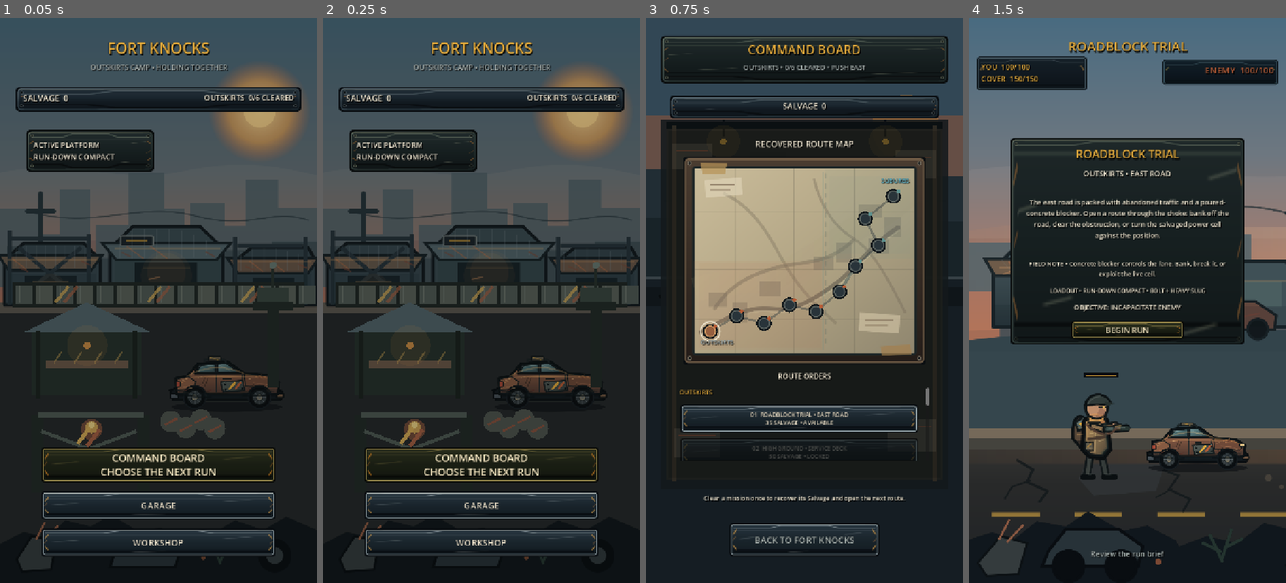
Above: before the commit, frames 1-4 (left to right).
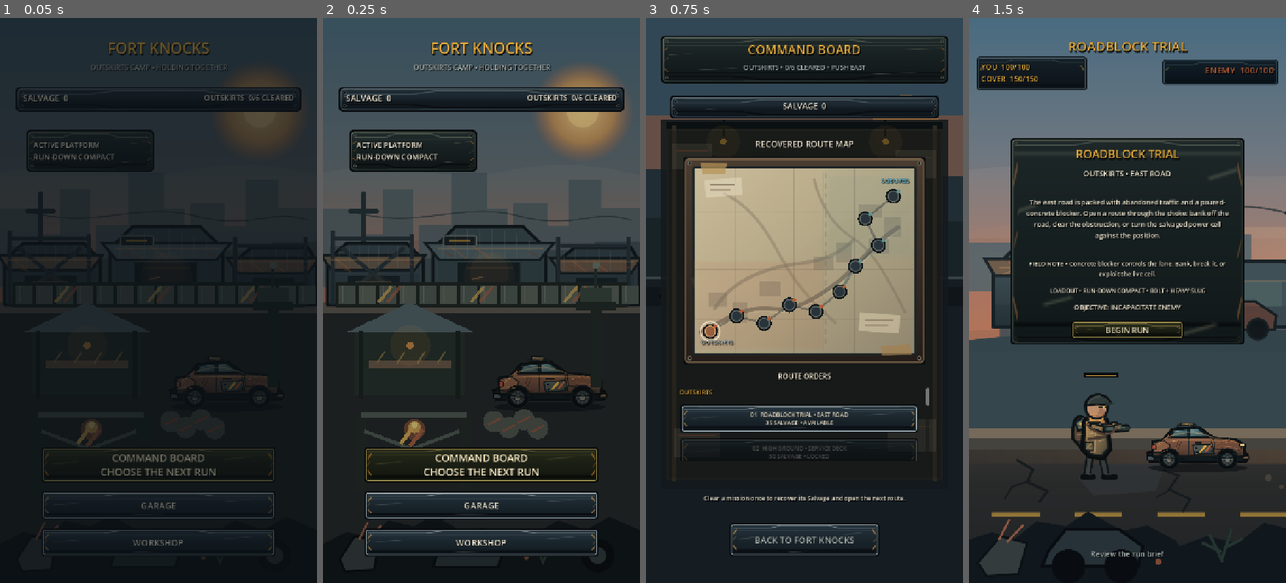
Above: after the commit, the same moments.

Repository: phantompixel-developer/FortKnocks
Game: Godot game, scene res://game/core/app.tscn
The game is run twice, just before and just after one commit, with the same random seed, the same clock (stepped at 60 frames per second) and the same inputs.
Inputs:
- Up to frame 1 (0.05 s): no input
- Up to frame 2 (0.25 s): no input
- Up to frame 3 (0.75 s): click "COMMAND BOARD CHOOSE THE NEXT…" at 0.5 s
- Up to frame 4 (1.5 s): click "01 ROADBLOCK TRIAL • EAST ROA…" at 1.25 s

The runs differ from the first frame. In frame 1, 44% of the frame differs, in the area x 0-100%, y 0-96%; in frame 2, nothing differs; in frame 3, nothing differs; in frame 4, nothing differs.

Commit message:
feat: author hub progression and screen reveal polish

Diff:
--- /dev/null
+++ b/assets/art/production/hub/progression/hub_progress_01_storage.svg
@@ -0,0 +1,28 @@
+<svg xmlns="http://www.w3.org/2000/svg" width="720" height="1280" viewBox="0 0 720 1280">
+<defs>
+ <linearGradient id="rack" x1="0" y1="0" x2="1" y2="1"><stop offset="0" stop-color="#59655e"/><stop offset=".55" stop-color="#39453f"/><stop offset="1" stop-color="#222d29"/></linearGradient>
+ <linearGradient id="crate" x1="0" y1="0" x2="0" y2="1"><stop offset="0" stop-color="#806d4f"/><stop offset="1" stop-color="#4e4334"/></linearGradient>
+</defs>
+<ellipse cx="44" cy="838" rx="38" ry="10" fill="#070b0d" opacity=".45"/>
+<g stroke="#101719" stroke-width="5" stroke-linejoin="round">
+ <rect x="16" y="676" width="56" height="162" rx="3" fill="url(#rack)"/>
+ <path d="M22 716 H66 M22 756 H66 M22 796 H66" stroke="#879087" stroke-width="4" opacity=".42"/>
+ <path d="M26 684 V830 M62 684 V830" stroke="#202a27" stroke-width="4"/>
+</g>
+<g stroke="#171b1a" stroke-width="3">
+ <rect x="25" y="688" width="38" height="25" rx="2" fill="url(#crate)"/>
+ <rect x="25" y="728" width="38" height="25" rx="2" fill="#6d624d"/>
+ <rect x="25" y="768" width="38" height="25" rx="2" fill="#75654a"/>
+</g>
+<g fill="#141b1a" stroke="#0b1011" stroke-width="3">
+ <rect x="314" y="894" width="34" height="31" rx="2"/>
+ <rect x="349" y="904" width="36" height="29" rx="2"/>
+ <rect x="386" y="890" width="34" height="33" rx="2"/>
+</g>
+<g stroke="#d8a34c" stroke-width="4" stroke-linecap="round" opacity=".58">
+ <path d="M30 694 L55 708 M30 734 L55 748 M30 774 L55 788"/>
+ <path d="M320 902 L342 918 M355 912 L379 928 M392 898 L414 916"/>
+</g>
+<g stroke="#b9603d" stroke-width="3" stroke-linecap="round" opacity=".48"><path d="M19 702 H43 M50 816 H68 M326 898 H340 M398 918 H416"/></g>
+<path d="M18 680 H70" stroke="#efa85d" stroke-width="3" opacity=".42"/>
+</svg>
--- /dev/null
+++ b/assets/art/production/hub/progression/hub_progress_02_power.svg
@@ -0,0 +1,22 @@
+<svg xmlns="http://www.w3.org/2000/svg" width="720" height="1280" viewBox="0 0 720 1280">
+<defs>
+ <linearGradient id="generator" x1="0" y1="0" x2="0" y2="1"><stop offset="0" stop-color="#68736b"/><stop offset=".55" stop-color="#455049"/><stop offset="1" stop-color="#2a3430"/></linearGradient>
+ <radialGradient id="lamp"><stop offset="0" stop-color="#ffe2a0" stop-opacity=".82"/><stop offset=".35" stop-color="#f0a14a" stop-opacity=".30"/><stop offset="1" stop-color="#f0a14a" stop-opacity="0"/></radialGradient>
+</defs>
+<ellipse cx="324" cy="915" rx="64" ry="10" fill="#070b0d" opacity=".52"/>
+<rect x="272" y="844" width="104" height="66" rx="5" fill="#111719" stroke="#080d0f" stroke-width="5"/>
+<rect x="282" y="852" width="84" height="41" rx="3" fill="url(#generator)" stroke="#7a8176" stroke-width="2"/>
+<g stroke="#1c2522" stroke-width="4"><path d="M296 860 V886 M308 860 V886 M320 860 V886 M332 860 V886"/></g>
+<circle cx="294" cy="914" r="14" fill="#101616"/><circle cx="352" cy="914" r="14" fill="#101616"/>
+<circle cx="294" cy="914" r="6" fill="#6c7166"/><circle cx="352" cy="914" r="6" fill="#6c7166"/>
+<path d="M326 850 V815" stroke="#27332f" stroke-width="8"/>
+<circle cx="326" cy="807" r="30" fill="url(#lamp)"/><circle cx="326" cy="807" r="8" fill="#e8ae57"/>
+<path d="M366 870 C430 854 486 832 550 830" fill="none" stroke="#141c1b" stroke-width="5" opacity=".82"/>
+<path d="M626 604 V492 M586 502 H668" stroke="#26322f" stroke-width="10" stroke-linecap="round"/>
+<path d="M626 495 L650 480" stroke="#6c7369" stroke-width="4" opacity=".52"/>
+<g>
+ <circle cx="597" cy="516" r="25" fill="url(#lamp)"/><circle cx="657" cy="516" r="25" fill="url(#lamp)"/>
+ <circle cx="597" cy="516" r="8" fill="#dca04c"/><circle cx="657" cy="516" r="8" fill="#dca04c"/>
+</g>
+<g stroke="#bd663e" stroke-width="3" opacity=".48"><path d="M286 858 H312 M342 888 H362 M618 538 L636 532"/></g>
+</svg>
--- /dev/null
+++ b/assets/art/production/hub/progression/hub_progress_03_fortification.svg
@@ -0,0 +1,13 @@
+<svg xmlns="http://www.w3.org/2000/svg" width="720" height="1280" viewBox="0 0 720 1280">
+<defs><radialGradient id="beacon"><stop offset="0" stop-color="#ffe4a5" stop-opacity=".8"/><stop offset=".42" stop-color="#e7ad3c" stop-opacity=".24"/><stop offset="1" stop-color="#e7ad3c" stop-opacity="0"/></radialGradient></defs>
+<rect x="26" y="580" width="668" height="24" rx="3" fill="#151e1b" stroke="#3f4a43" stroke-width="3"/>
+<path d="M40 588 H680" stroke="#7b8276" stroke-width="3" opacity=".28"/>
+<path d="M530 590 V414" stroke="#19231f" stroke-width="13"/>
+<path d="M530 432 L574 454 M530 454 L492 477" stroke="#27332f" stroke-width="7" stroke-linecap="round"/>
+<path d="M530 414 V388 M518 395 H542" stroke="#727a70" stroke-width="4"/>
+<circle cx="530" cy="410" r="38" fill="url(#beacon)"/><circle cx="530" cy="410" r="8" fill="#d8a148"/>
+<path d="M544 406 Q574 410 594 430" fill="none" stroke="#d8a148" stroke-width="3" opacity=".42"/>
+<path d="M548 397 Q590 402 616 435" fill="none" stroke="#d8a148" stroke-width="2" opacity=".22"/>
+<g stroke="#a85a3d" stroke-width="4" opacity=".55"><path d="M92 584 L116 600 M284 584 L308 600 M604 584 L628 600"/></g>
+<g fill="#313c36"><circle cx="74" cy="592" r="4"/><circle cx="188" cy="592" r="4"/><circle cx="420" cy="592" r="4"/><circle cx="652" cy="592" r="4"/></g>
+</svg>
--- /dev/null
+++ b/assets/art/production/hub/progression/hub_progress_04_fabrication.svg
@@ -0,0 +1,17 @@
+<svg xmlns="http://www.w3.org/2000/svg" width="720" height="1280" viewBox="0 0 720 1280">
+<defs>
+ <linearGradient id="beam" x1="0" y1="0" x2="0" y2="1"><stop offset="0" stop-color="#6b746b"/><stop offset="1" stop-color="#313d38"/></linearGradient>
+ <linearGradient id="machine" x1="0" y1="0" x2="1" y2="1"><stop offset="0" stop-color="#5c6962"/><stop offset="1" stop-color="#2a3631"/></linearGradient>
+ <radialGradient id="task"><stop offset="0" stop-color="#8fe3e0" stop-opacity=".48"/><stop offset="1" stop-color="#69b8c8" stop-opacity="0"/></radialGradient>
+</defs>
+<path d="M392 824 V668 M644 824 V668 M392 674 H644" stroke="#1a2421" stroke-width="17" stroke-linecap="square"/>
+<path d="M410 700 H626" stroke="url(#beam)" stroke-width="10"/>
+<path d="M442 700 V736 M594 700 V736" stroke="#778078" stroke-width="5"/>
+<rect x="462" y="708" width="108" height="35" rx="4" fill="url(#machine)" stroke="#17201e" stroke-width="5"/>
+<path d="M474 736 L554 714" stroke="#d8a44e" stroke-width="5" opacity=".54"/>
+<circle cx="588" cy="718" r="28" fill="url(#task)"/><circle cx="588" cy="718" r="7" fill="#79c4c8"/>
+<rect x="420" y="758" width="186" height="18" rx="3" fill="#4d5750" stroke="#17201e" stroke-width="4"/>
+<path d="M438 764 H500 M522 764 H584" stroke="#8c674d" stroke-width="3" opacity=".62"/>
+<g stroke="#b7603e" stroke-width="3" opacity=".52"><path d="M400 690 H428 M618 814 H640 M476 714 H495"/></g>
+<g fill="#e7ad3c" opacity=".58"><circle cx="548" cy="752" r="3"/><circle cx="556" cy="760" r="2.5"/><circle cx="565" cy="748" r="2.5"/></g>
+</svg>
--- /dev/null
+++ b/assets/art/production/hub/progression/hub_progress_05_secure_storage.svg
@@ -0,0 +1,18 @@
+<svg xmlns="http://www.w3.org/2000/svg" width="720" height="1280" viewBox="0 0 720 1280">
+<defs>
+ <linearGradient id="bay" x1="0" y1="0" x2="0" y2="1"><stop offset="0" stop-color="#59635b"/><stop offset="1" stop-color="#29332f"/></linearGradient>
+ <linearGradient id="crate" x1="0" y1="0" x2="1" y2="1"><stop offset="0" stop-color="#76664b"/><stop offset="1" stop-color="#493f32"/></linearGradient>
+</defs>
+<path d="M28 950 V848 H174 V950" fill="none" stroke="#17211e" stroke-width="13"/>
+<path d="M34 852 H168" stroke="url(#bay)" stroke-width="12"/>
+<path d="M38 872 H164" stroke="#6b705f" stroke-width="7"/>
+<g stroke="#171c1b" stroke-width="4">
+ <rect x="42" y="884" width="48" height="38" rx="2" fill="url(#crate)"/>
+ <rect x="94" y="888" width="56" height="34" rx="2" fill="#655844"/>
+ <rect x="65" y="925" width="64" height="31" rx="2" fill="#705f45"/>
+</g>
+<g stroke="#d6a14b" stroke-width="4" opacity=".48"><path d="M48 890 L84 916 M101 894 L143 916 M72 930 L120 952"/></g>
+<path d="M36 878 L166 944 M166 878 L36 944" stroke="#303c37" stroke-width="3" opacity=".42"/>
+<path d="M22 944 H182" stroke="#090e10" stroke-width="8" opacity=".72"/>
+<g stroke="#a95a3d" stroke-width="3" opacity=".50"><path d="M32 862 H56 M142 858 H166 M92 936 H118"/></g>
+</svg>
--- a/game/core/app.gd
+++ b/game/core/app.gd
@@ -9,6 +9,8 @@
 const EncounterCatalogScript := preload("res://game/campaign/encounter_catalog.gd")
 const PlatformCatalogScript := preload("res://game/platforms/platform_catalog.gd")
 const PlatformModuleCatalogScript := preload("res://game/platforms/platform_module_catalog.gd")
+const SCREEN_REVEAL_DURATION := 0.18
+const SCREEN_REVEAL_COLOR := Color("0b1116")
 
 @onready var save_service: SaveService = $SaveService
 @onready var audio_director: FortKnocksAudioDirector = $AudioDirector
@@ -18,8 +20,10 @@
 var _hub_notice := ""
 var _garage_notice := ""
 var _workshop_notice := ""
+var _transition_overlay: ColorRect
 
 func _ready() -> void:
+	_ensure_transition_overlay()
 	_reconcile_campaign_unlocks()
 	_show_hub()
 
@@ -206,10 +210,54 @@
 		_start_mission(mission)
 
 func _replace_screen(screen: Node) -> void:
+	_ensure_transition_overlay()
+	if _transition_overlay != null:
+		_transition_overlay.visible = true
+		_transition_overlay.mouse_filter = Control.MOUSE_FILTER_STOP
+		_transition_overlay.modulate.a = 1.0
+
 	for child in current_screen.get_children():
 		current_screen.remove_child(child)
 		child.queue_free()
 	current_screen.add_child(screen)
+	_play_screen_reveal()
+
+func _ensure_transition_overlay() -> void:
+	if is_instance_valid(_transition_overlay):
+		return
+
+	var layer := CanvasLayer.new()
+	layer.name = "ScreenTransitionLayer"
+	layer.layer = 100
+	add_child(layer)
+
+	_transition_overlay = ColorRect.new()
+	_transition_overlay.name = "ScreenReveal"
+	_transition_overlay.set_anchors_and_offsets_preset(Control.PRESET_FULL_RECT)
+	_transition_overlay.color = SCREEN_REVEAL_COLOR
+	_transition_overlay.modulate.a = 0.0
+	_transition_overlay.mouse_filter = Control.MOUSE_FILTER_IGNORE
+	_transition_overlay.visible = false
+	layer.add_child(_transition_overlay)
+
+func _play_screen_reveal() -> void:
+	if not is_instance_valid(_transition_overlay):
+		return
+
+	var tween := create_tween()
+	tween.tween_property(
+		_transition_overlay,
+		"modulate:a",
+		0.0,
+		SCREEN_REVEAL_DURATION
+	).set_trans(Tween.TRANS_SINE).set_ease(Tween.EASE_OUT)
+	tween.finished.connect(_on_screen_reveal_finished)
+
+func _on_screen_reveal_finished() -> void:
+	if not is_instance_valid(_transition_overlay):
+		return
+	_transition_overlay.visible = false
+	_transition_overlay.mouse_filter = Control.MOUSE_FILTER_IGNORE
 
 func _current_child() -> Node:
 	if current_screen.get_child_count() == 0:
--- a/game/hub/fort_knocks_hub_visual.gd
+++ b/game/hub/fort_knocks_hub_visual.gd
@@ -9,11 +9,19 @@
 const HUB_SKY_FAR_PATH := "res://assets/art/production/hub/hub_sky_far.svg"
 const HUB_MID_STRUCTURES_PATH := "res://assets/art/production/hub/hub_mid_structures.svg"
 const HUB_FOREGROUND_PATH := "res://assets/art/production/hub/hub_foreground.svg"
+const HUB_PROGRESS_PATHS := [
+	"res://assets/art/production/hub/progression/hub_progress_01_storage.svg",
+	"res://assets/art/production/hub/progression/hub_progress_02_power.svg",
+	"res://assets/art/production/hub/progression/hub_progress_03_fortification.svg",
+	"res://assets/art/production/hub/progression/hub_progress_04_fabrication.svg",
+	"res://assets/art/production/hub/progression/hub_progress_05_secure_storage.svg",
+]
 
 var _vehicle_textures: Dictionary = {}
 var _hub_sky_far: Texture2D
 var _hub_mid_structures: Texture2D
 var _hub_foreground: Texture2D
+var _hub_progression_textures: Array = []
 
 var _platform_id := "run_down_compact"
 var _module_id := ""
@@ -60,6 +68,9 @@
 		_hub_mid_structures = ProductionArtScript.texture_from_svg(HUB_MID_STRUCTURES_PATH)
 	if _hub_foreground == null:
 		_hub_foreground = ProductionArtScript.texture_from_svg(HUB_FOREGROUND_PATH)
+	if _hub_progression_textures.is_empty():
+		for path in HUB_PROGRESS_PATHS:
+			_hub_progression_textures.append(ProductionArtScript.texture_from_svg(path))
 
 func _draw_fallback_backdrop() -> void:
 	draw_rect(Rect2(0, 0, 720, 650), Color("5d6f77"))
@@ -90,6 +101,25 @@
 		draw_line(Vector2(x + 20, 644), Vector2(x + 50, 608), Color("a45f42", 0.70), 7.0)
 
 func _draw_campaign_progress() -> void:
+	if _campaign_stage <= 0:
+		return
+
+	var authored_ready := _hub_progression_textures.size() >= _campaign_stage
+	if authored_ready:
+		for index in range(_campaign_stage):
+			if _hub_progression_textures[index] == null:
+				authored_ready = false
+				break
+
+	if authored_ready:
+		for index in range(_campaign_stage):
+			var texture := _hub_progression_textures[index] as Texture2D
+			draw_texture_rect(texture, Rect2(0, 0, 720, 1280), false)
+		return
+
+	_draw_campaign_progress_fallback()
+
+func _draw_campaign_progress_fallback() -> void:
 	if _campaign_stage >= 1:
 		# Organised racks and marked salvage bins replace loose survival clutter.
 		draw_rect(Rect2(18, 680, 50, 154), Color("202825"))
Not shown, added: docs/design/visual_reference_completion_plan.md
